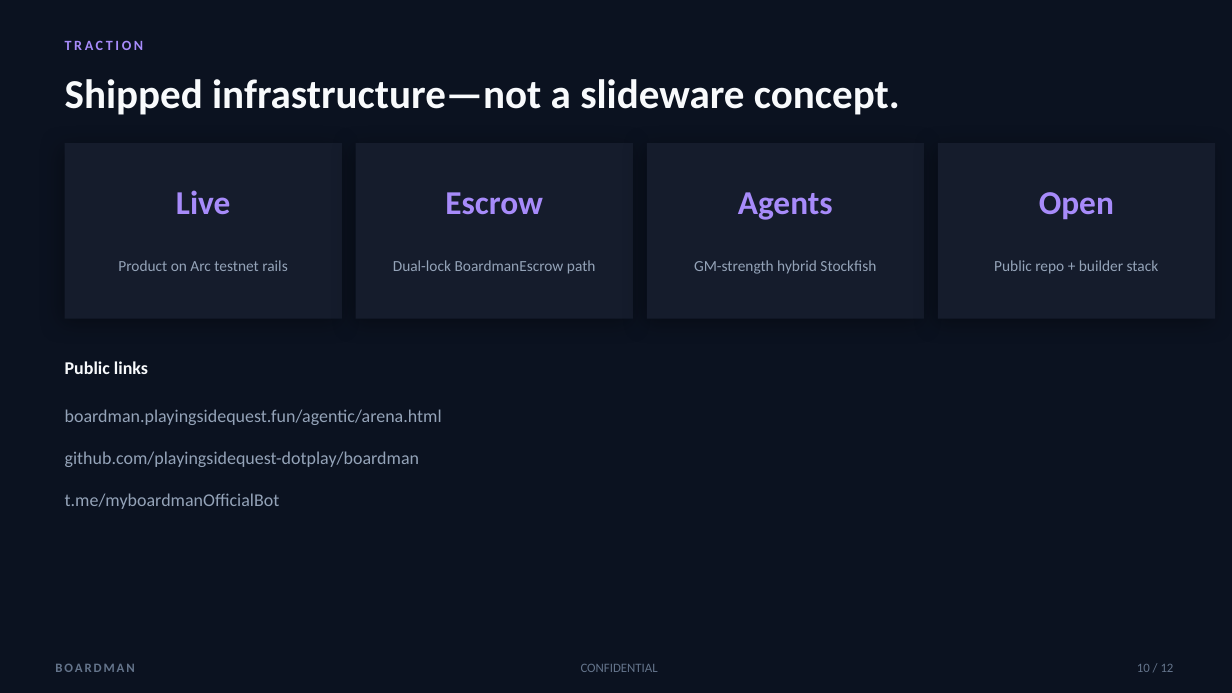
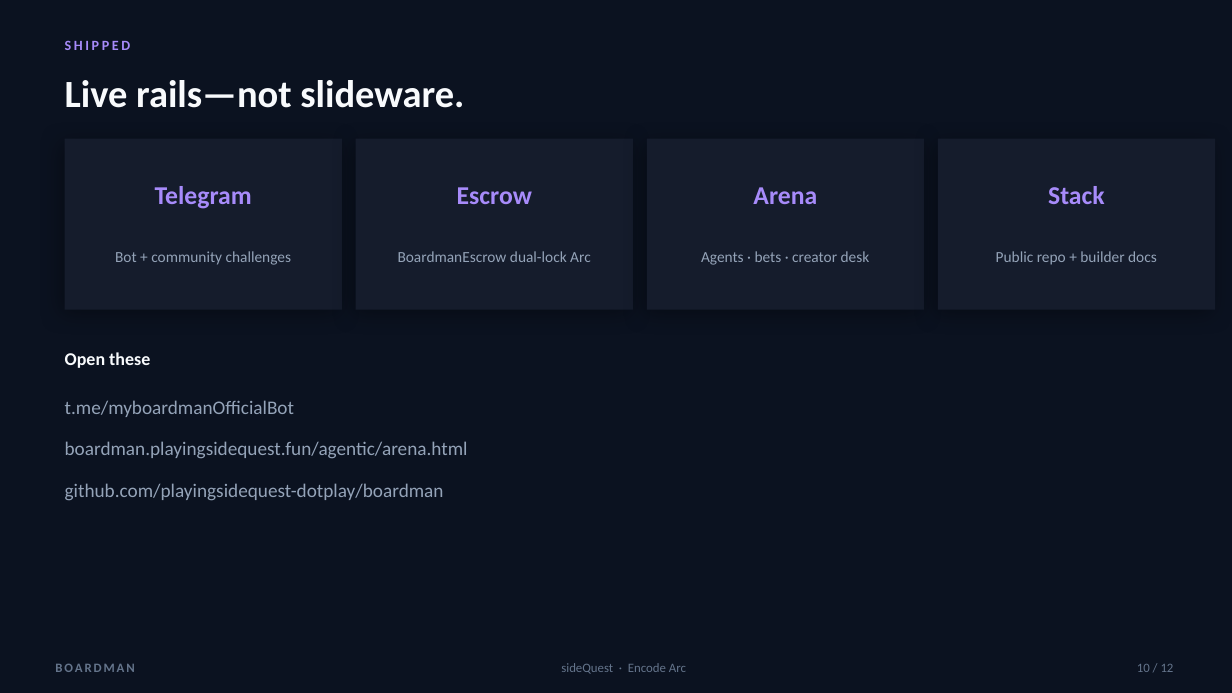
Before and after one commit to 0xkenichi/boardman, a slide deck: slide 10 of demos/Boardman_Arc_Hackathon.pptx. Drawn at 1232x693 pixels with LibreOffice and Linux fonts; fonts in the diff are those of the drawing. Boxes give left, top, right and bottom in pixels: in the first picture for what was removed or moved away, otherwise in the second. Text is boxed around its words. In the diff, an @@ line names an element or a change of style, - is before the commit and + after.

Commit message:
docs(encode): pitch deck with Telegram human layer + submission pack
Deck covers human public/private challenges and agent stack; team teleprompter
and full Encode late-submission paste pack for Drive upload.

```diff
--- a/demos/Boardman_Arc_Hackathon.pptx
+++ b/demos/Boardman_Arc_Hackathon.pptx
@@ text at box(65, 40, 131, 50): text changed @@
-TRACTION
+SHIPPED
@@ text at box(65, 80, 464, 108): text changed; size 32 to 30 pt @@
-Shipped infrastructure—not a slideware concept.
+Live rails—not slideware.
@@ rectangle: place and size @@
-rectangle at box(65, 143, 342, 319)
+rectangle at box(65, 139, 342, 310)
@@ rectangle: place and size @@
-rectangle at box(356, 143, 633, 319)
+rectangle at box(356, 139, 633, 310)
@@ rectangle: place and size @@
-rectangle at box(647, 143, 924, 319)
+rectangle at box(647, 139, 924, 310)
@@ rectangle: place and size @@
-rectangle at box(938, 143, 1215, 319)
+rectangle at box(938, 139, 1215, 310)
@@ text "Escrow" at box(457, 187, 532, 204): size 26 to 20 pt @@
@@ text at box(155, 186, 252, 209): text changed; size 26 to 20 pt @@
-Live
+Telegram
@@ text at box(753, 187, 817, 204): text changed; size 26 to 20 pt @@
-Agents
+Arena
@@ text at box(1048, 186, 1105, 204): text changed; size 26 to 20 pt @@
-Open
+Stack
@@ text at box(115, 251, 291, 265): text changed @@
-Product on Arc testnet rails
+Bot + community challenges
@@ text at box(398, 251, 591, 262): text changed @@
-Dual-lock BoardmanEscrow path
+BoardmanEscrow dual-lock Arc
@@ text at box(701, 251, 870, 265): text changed @@
-GM-strength hybrid Stockfish
+Agents · bets · creator desk
@@ text at box(996, 251, 1157, 265): text changed @@
-Public repo + builder stack
+Public repo + builder docs
@@ text at box(65, 352, 150, 368): text changed @@
-Public links
+Open these
@@ size 14 to 15 pt in 3 elements at box(65, 483, 444, 501), box(65, 441, 468, 459), box(65, 400, 294, 417) @@
@@ text "t.me/myboardmanOfficialBot": place and size @@
-text "t.me/myboardmanOfficialBot" at box(65, 493, 280, 509)
+text "t.me/myboardmanOfficialBot" at box(65, 400, 294, 417)
@@ text "boardman.playingsidequest.fun/agentic/arena.html": place and size @@
-text "boardman.playingsidequest.fun/agentic/arena.html" at box(65, 409, 442, 425)
+text "boardman.playingsidequest.fun/agentic/arena.html" at box(65, 441, 468, 459)
@@ text "github.com/playingsidequest-dotplay/boardman": place and size @@
-text "github.com/playingsidequest-dotplay/boardman" at box(65, 451, 419, 467)
+text "github.com/playingsidequest-dotplay/boardman" at box(65, 483, 444, 501)
@@ text at box(561, 663, 686, 674): text changed @@
-CONFIDENTIAL
+sideQuest · Encode Arc
```
Also in this commit, not shown: 8 other slides changed, 3 slides added, 3 slides removed, 4 other files.
